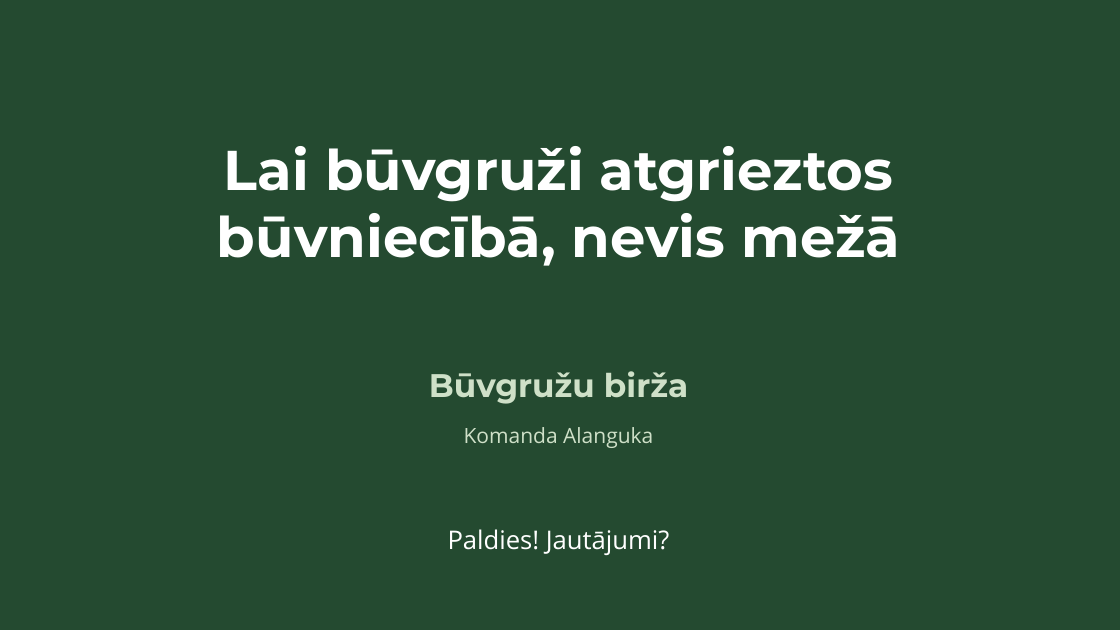
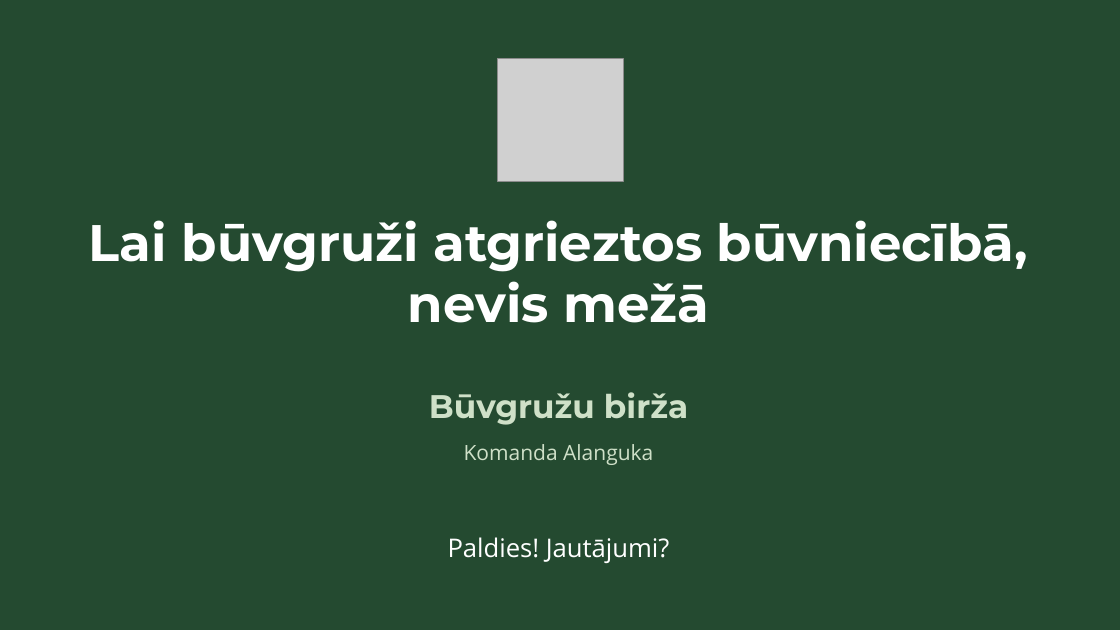
Before and after one commit to cimagustavs/Projekti_majaslapas, a slide deck: slide 5 of hakatons/buvgruzu-birza.pptx. Drawn at 1120x630 pixels with LibreOffice and Linux fonts; fonts in the diff are those of the drawing; grey boxes stand for pictures. Boxes give left, top, right and bottom in pixels: in the first picture for what was removed or moved away, otherwise in the second. Text is boxed around its words. In the diff, an @@ line names an element or a change of style, - is before the commit and + after.

```diff
--- a/hakatons/buvgruzu-birza.pptx
+++ b/hakatons/buvgruzu-birza.pptx
@@ picture added at box(497, 59, 623, 181) @@
@@ text "Lai būvgruži atgrieztos būvniecībā, nevis ...": place and size @@
-text "Lai būvgruži atgrieztos būvniecībā, nevis ..." at box(217, 146, 900, 266)
+text "Lai būvgruži atgrieztos būvniecībā, nevis ..." at box(89, 220, 1028, 323)
@@ text "Lai būvgruži atgrieztos būvniecībā, nevis ..." at box(89, 220, 1028, 323): size 48 to 44 pt @@
@@ text "Būvgružu birža": place and size @@
-text "Būvgružu birža" at box(429, 371, 688, 404)
+text "Būvgružu birža" at box(429, 392, 688, 425)
@@ text "Komanda Alanguka": place and size @@
-text "Komanda Alanguka" at box(464, 427, 653, 448)
+text "Komanda Alanguka" at box(464, 444, 653, 465)
@@ text "Paldies! Jautājumi?": place and size @@
-text "Paldies! Jautājumi?" at box(448, 529, 670, 555)
+text "Paldies! Jautājumi?" at box(448, 537, 670, 563)
```
Also in this commit, not shown: 1 other slide changed, 1 slide added, 1 slide removed, 4 other files.
